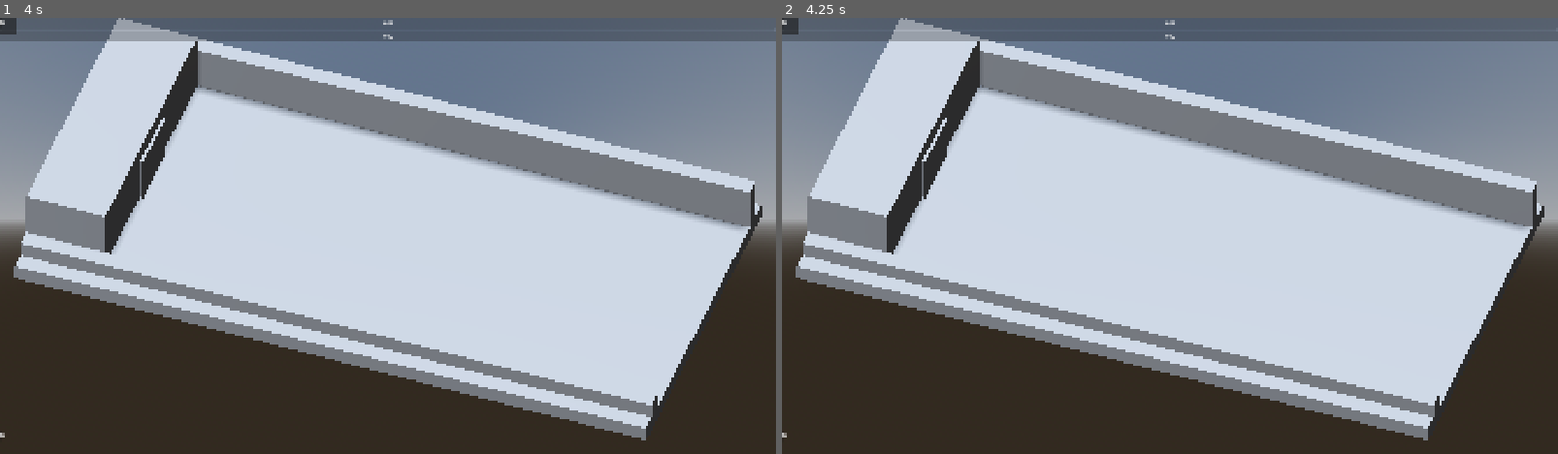
Above: before the commit, frames 1-2 (left to right).
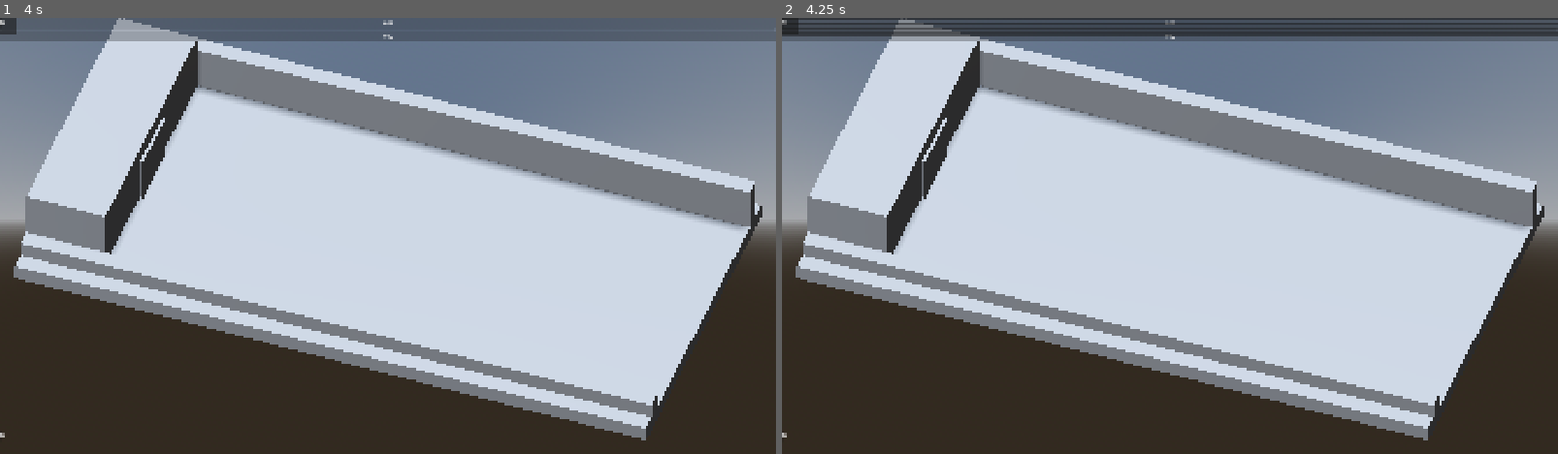
Above: after the commit, the same moments.

Repository: Rawisl/Godot_Roguelite3D_Gr8
Game: Godot game, scene res://main.tscn
Two runs of this game, one before a commit and one after it. Both use one fixed random seed, a clock stepped at 60 frames per second and the inputs below.
Inputs (mouse positions are in pixels of both pictures, inside the frame that each line leads up to):
- Up to frame 1 (4 s): tap Enter (ui_accept) at 0.5, 0.77, 1.25, 1.52, 2, 2.75, 3.02, 3.5, 3.77 s; move the mouse to (558, 214) at 0.52 s; hold D (move_right) 0.53-1.28 s; tap F at 0.6 s; click (558, 214) at 0.67 s; move the mouse to (232, 257) at 1.27 s; hold S (move_down) 1.28-2.03 s; tap T at 1.35 s; move the mouse to (465, 140) at 2.02 s; hold D (move_right) 2.03-2.78 s; tap P at 2.1 s; move the mouse to (349, 323) at 2.77 s; hold W (move_up) 2.78-3.53 s; tap X at 2.85 s; click (349, 323) at 2.92 s; move the mouse to (620, 301) at 3.52 s; hold A (move_left) from 3.53 s (still down); tap E at 3.6 s
- Up to frame 2 (4.25 s): keep holding A (move_left); tap Escape (pause) at 4.15 s

Frame 1 is identical in both runs. In frame 2, 2.9% of the frame differs, in the area x 0-100%, y 0-5%.

Commit message:
[feat]: add GameState app flow and boot screen (3.1, FLOW-06, SCR-01)

Diff:
--- a/autoload/game_state.gd
+++ b/autoload/game_state.gd
@@ -1 +1,108 @@
 extends Node
+
+signal app_state_changed(new_state: AppState, old_state: AppState)
+
+enum AppState { BOOT, MAIN_MENU, RUN_LOADING, RUN, RUN_END, META_SHOP, SETTINGS }
+
+const SCENES := {
+	AppState.MAIN_MENU: "res://ui/screens/main_menu.tscn",
+	AppState.RUN_LOADING: "res://ui/screens/run_loading.tscn",
+	AppState.RUN: "res://main.tscn",
+	AppState.RUN_END: "res://ui/screens/run_end.tscn",
+	AppState.META_SHOP: "res://ui/screens/meta_shop.tscn",
+	AppState.SETTINGS: "res://ui/screens/settings.tscn",
+}
+
+## Allowed transitions (SRS 3.1). MVP: Play goes straight to RunLoading (FLOW-06).
+const TRANSITIONS := {
+	AppState.BOOT: [AppState.MAIN_MENU],
+	AppState.MAIN_MENU: [AppState.RUN_LOADING, AppState.META_SHOP, AppState.SETTINGS],
+	AppState.RUN_LOADING: [AppState.RUN],
+	AppState.RUN: [AppState.RUN_END],
+	AppState.RUN_END: [AppState.RUN_LOADING, AppState.META_SHOP, AppState.MAIN_MENU],
+	AppState.META_SHOP: [AppState.MAIN_MENU],
+	AppState.SETTINGS: [AppState.MAIN_MENU],
+}
+
+const PAUSE_MENU_SCENE := preload("res://ui/screens/pause_menu.tscn")
+
+var current: AppState = AppState.BOOT
+## Result of the last run, read by the RunEnd screen (3.2.4).
+var last_run_end_type: StringName = &""
+var last_run_summary: Dictionary = {}
+
+var _pause_layer: CanvasLayer
+var _pause_menu: Control
+
+func _ready() -> void:
+	# Pause input and the pause menu must work while the tree is paused.
+	process_mode = Node.PROCESS_MODE_ALWAYS
+	_pause_layer = CanvasLayer.new()
+	_pause_layer.layer = 50
+	add_child(_pause_layer)
+	EventBus.run_ended.connect(_on_run_ended)
+	_sync_with_current_scene.call_deferred()
+
+func _unhandled_input(event: InputEvent) -> void:
+	if current != AppState.RUN or not event.is_action_pressed(&"pause"):
+		return
+	# INP-03 step 4: reached only when no dialog, panel or selection used Esc first.
+	if _pause_menu == null:
+		open_pause()
+	else:
+		_pause_menu.go_back()
+	get_viewport().set_input_as_handled()
+
+## Returns false if the transition is not in SRS 3.1 or a fade is running.
+func change_state(new_state: AppState) -> bool:
+	if ScreenManager.is_fading():
+		return false
+	if new_state not in TRANSITIONS[current]:
+		push_warning("GameState: %s -> %s is not allowed (SRS 3.1)"
+				% [AppState.keys()[current], AppState.keys()[new_state]])
+		return false
+	var old_state := current
+	current = new_state
+	if old_state == AppState.RUN:
+		resume()
+	app_state_changed.emit(new_state, old_state)
+	ScreenManager.change_scene(SCENES[new_state])
+	return true
+
+func open_pause() -> void:
+	# TODO(TIME-02): pause through TimeManager once it exists.
+	get_tree().paused = true
+	_pause_menu = PAUSE_MENU_SCENE.instantiate()
+	_pause_layer.add_child(_pause_menu)
+
+func resume() -> void:
+	if _pause_menu != null:
+		_pause_menu.queue_free()
+		_pause_menu = null
+	get_tree().paused = false
+
+## Abandon from Pause (SCR-08).
+## TODO: request it from RunState (TV2, systems/run) so it emits run_ended (EVB-21).
+func abandon_run() -> void:
+	_on_run_ended(&"ABANDONED", {})
+
+## Quit during Run (FLOW-04): settle the run as ABANDONED, then exit.
+## TODO(FLOW-04): settle through RunState and wait for the save before quitting.
+func quit_from_run() -> void:
+	last_run_end_type = &"ABANDONED"
+	get_tree().quit()
+
+func _on_run_ended(end_type: StringName, summary: Dictionary) -> void:
+	last_run_end_type = end_type
+	last_run_summary = summary
+	change_state(AppState.RUN_END)
+
+## Lets F6 on any screen start from the matching state.
+func _sync_with_current_scene() -> void:
+	var scene := get_tree().current_scene
+	if scene == null:
+		return
+	for state in SCENES:
+		if SCENES[state] == scene.scene_file_path:
+			current = state
+			return
--- /dev/null
+++ b/tests/test_game_state.gd
@@ -0,0 +1,18 @@
+extends Control
+## Manual test for GameState transitions (SRS 3.1). Not shipped.
+
+func _ready() -> void:
+	var S := GameState.AppState
+	var cases := [
+		[S.BOOT, S.MAIN_MENU, true],
+		[S.MAIN_MENU, S.RUN_LOADING, true],   # FLOW-06
+		[S.MAIN_MENU, S.RUN, false],          # must go through RunLoading
+		[S.RUN, S.MAIN_MENU, false],          # only via RunEnd
+		[S.RUN_END, S.META_SHOP, true],
+		[S.META_SHOP, S.MAIN_MENU, true],
+		[S.SETTINGS, S.RUN, false],
+	]
+	for c in cases:
+		var allowed: bool = c[1] in GameState.TRANSITIONS[c[0]]
+		print("[test] %s -> %s allowed=%s %s" % [S.keys()[c[0]], S.keys()[c[1]], allowed,
+				"OK" if allowed == c[2] else "FAIL"])
--- /dev/null
+++ b/tests/test_game_state.tscn
@@ -0,0 +1,8 @@
+[gd_scene format=3 uid="uid://cp2obq01mc0rc"]
+
+[ext_resource type="Script" uid="uid://b1pib1p4kpjxw" path="res://tests/test_game_state.gd" id="1_n36g5"]
+
+[node name="TestGameState" type="Control" unique_id=769259311]
+layout_mode = 3
+anchors_preset = 0
+script = ExtResource("1_n36g5")
--- /dev/null
+++ b/ui/screens/boot.gd
@@ -0,0 +1,8 @@
+extends Control
+## Boot / Splash (SCR-01). Reads save and recovers an interrupted run (3.12.4)
+## before MainMenu.
+
+func _ready() -> void:
+	# TODO(3.12.4, TV3): SaveManager load + interrupted run recovery here.
+	await get_tree().process_frame
+	GameState.change_state(GameState.AppState.MAIN_MENU)
--- /dev/null
+++ b/ui/screens/boot.tscn
@@ -0,0 +1,26 @@
+[gd_scene format=3 uid="uid://255psr2byxet"]
+
+[ext_resource type="Script" uid="uid://c87gv28r5erhv" path="res://ui/screens/boot.gd" id="1_rc4oh"]
+
+[node name="Boot" type="Control" unique_id=687887003]
+layout_mode = 3
+anchors_preset = 15
+anchor_right = 1.0
+anchor_bottom = 1.0
+grow_horizontal = 2
+grow_vertical = 2
+script = ExtResource("1_rc4oh")
+
+[node name="CenterContainer" type="CenterContainer" parent="." unique_id=175170479]
+layout_mode = 1
+anchors_preset = 15
+anchor_right = 1.0
+anchor_bottom = 1.0
+grow_horizontal = 2
+grow_vertical = 2
+
+[node name="ProgressBar" type="ProgressBar" parent="CenterContainer" unique_id=1671752786]
+custom_minimum_size = Vector2(480, 0)
+layout_mode = 2
+indeterminate = true
+editor_preview_indeterminate = false
Not shown, added: tests/test_game_state.gd.uid
Not shown, added: ui/screens/boot.gd.uid
